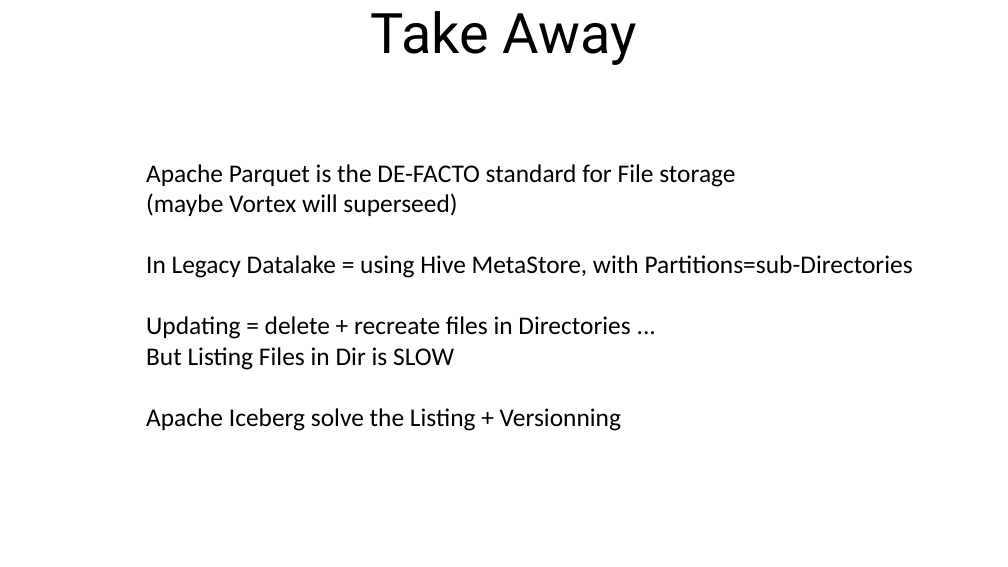
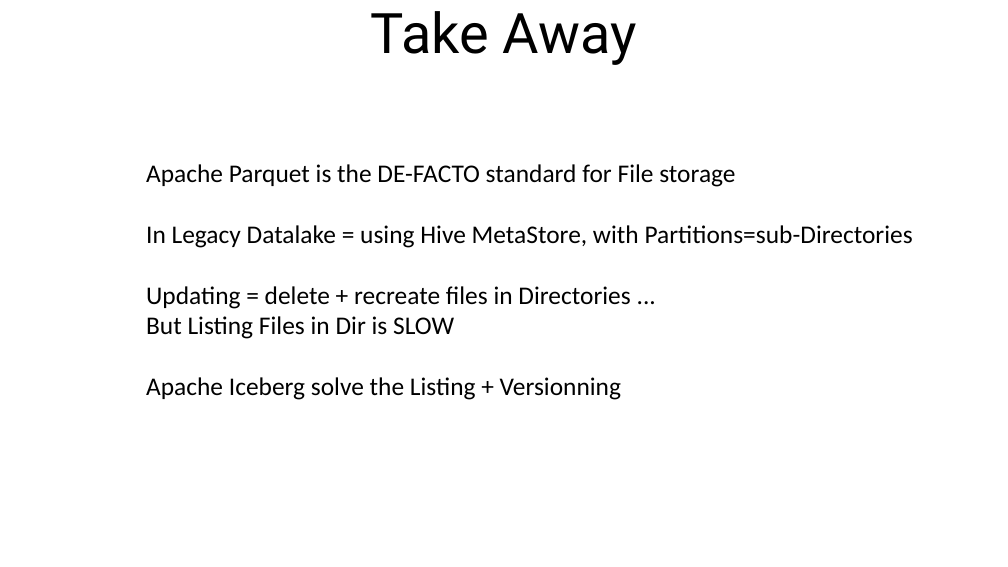
Before and after one commit to Arnaud-Nauwynck/presentations, a slide deck: slide 92 of pres-bigdata/7-Sql-to-Hadoop-files-parquet-metastore.pptx (slide 86 before the commit). Drawn at 1008x567 pixels with LibreOffice and Linux fonts; fonts in the diff are those of the drawing. Boxes give left, top, right and bottom in pixels: in the first picture for what was removed or moved away, otherwise in the second. Text is boxed around its words. In the diff, an @@ line names an element or a change of style, - is before the commit and + after.

```diff
--- a/pres-bigdata/7-Sql-to-Hadoop-files-parquet-metastore.pptx
+++ b/pres-bigdata/7-Sql-to-Hadoop-files-parquet-metastore.pptx
@@ text at bbox=[146, 193, 457, 216]: paragraph removed @@
-(maybe Vortex will superseed)
```
Also in this commit, not shown: 2 other slides changed, 7 slides added, 1 slide removed, 1 other file.
